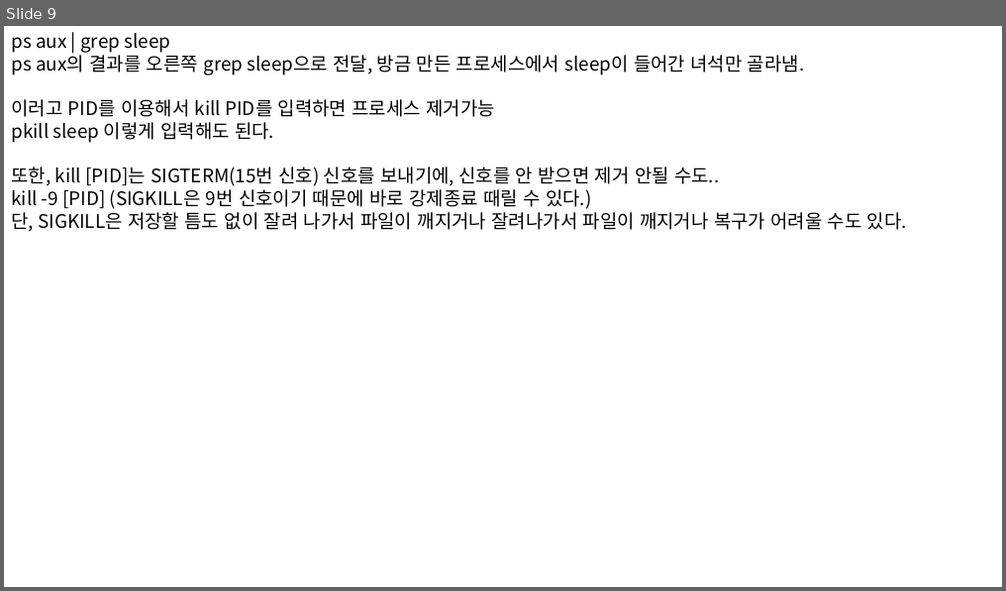
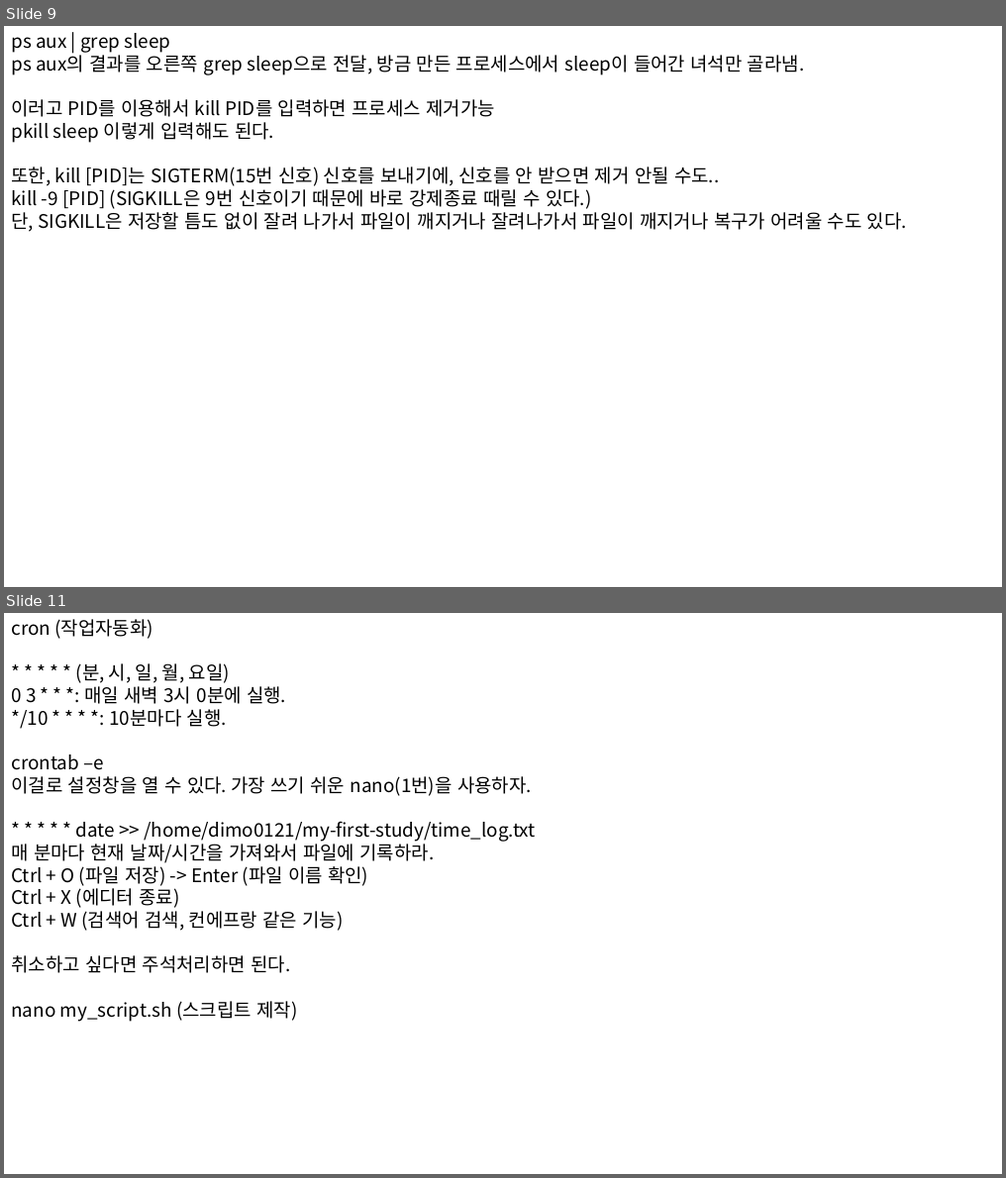
Before and after one commit to dimodimo0121/TIL, a slide deck: Linux/리눅스 공부.pptx. Shown one above the other, each under a label of ours: slide 9 before the commit, slides 9 and 11 after it; the slides between them are not shown. The pictures are 1006x591 and 1006x1178 pixels, drawn with LibreOffice and Linux fonts; fonts in the diff are those of the drawing. Boxes give left, top, right and bottom in pixels: in the first picture for what was removed or moved away, otherwise in the second. Text is boxed around its words. In the diff, an @@ line names an element or a change of style, - is before the commit and + after.

```diff
--- a/Linux/리눅스 공부.pptx
+++ b/Linux/리눅스 공부.pptx
@@ slide 11 added at (4, 613, 1002, 1174), background #FFFFFF @@
@@ text added at (11, 619, 536, 1022), 18 pt, text #000000 @@
+cron (작업자동화)
+* * * * * (분, 시, 일, 월, 요일)
+0 3 * * *: 매일 새벽 3시 0분에 실행.
+*/10 * * * *: 10분마다 실행.
+crontab –e
+이걸로 설정창을 열 수 있다. 가장 쓰기 쉬운 nano(1번)을 사용하자.
+* * * * * date >> /home/dimo0121/my-first-study/time_log.txt
+매 분마다 현재 날짜/시간을 가져와서 파일에 기록하라.
+Ctrl + O (파일 저장) -> Enter (파일 이름 확인)
+Ctrl + X (에디터 종료)
+Ctrl + W (검색어 검색, 컨에프랑 같은 기능)
+취소하고 싶다면 주석처리하면 된다.
+nano my_script.sh (스크립트 제작)
```
Also in this commit, not shown: 1 slide changed, 1 other slide added, 1 other file.
